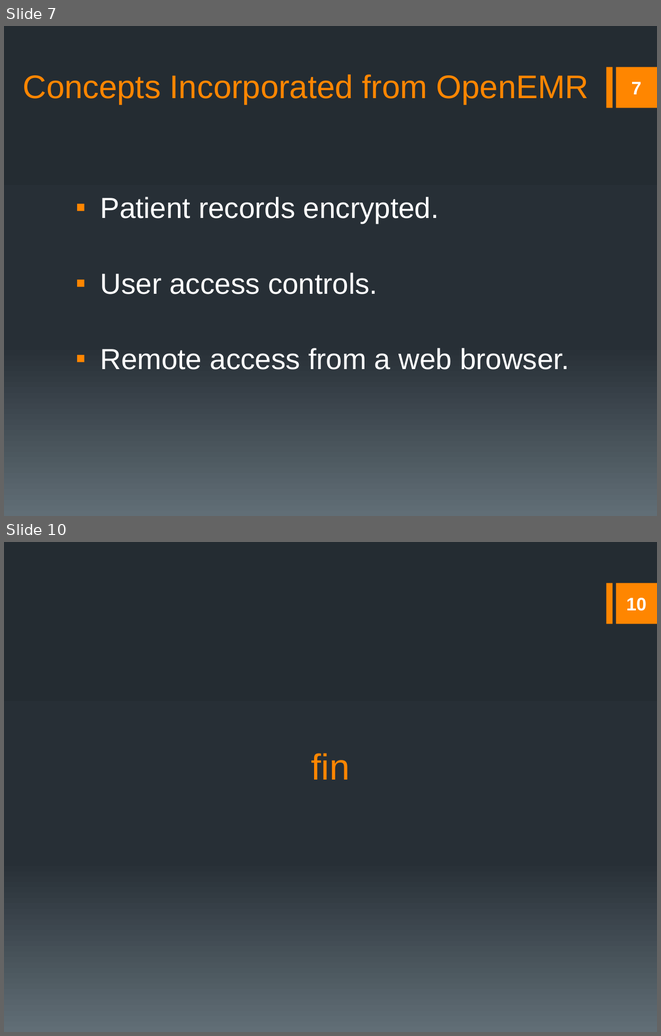
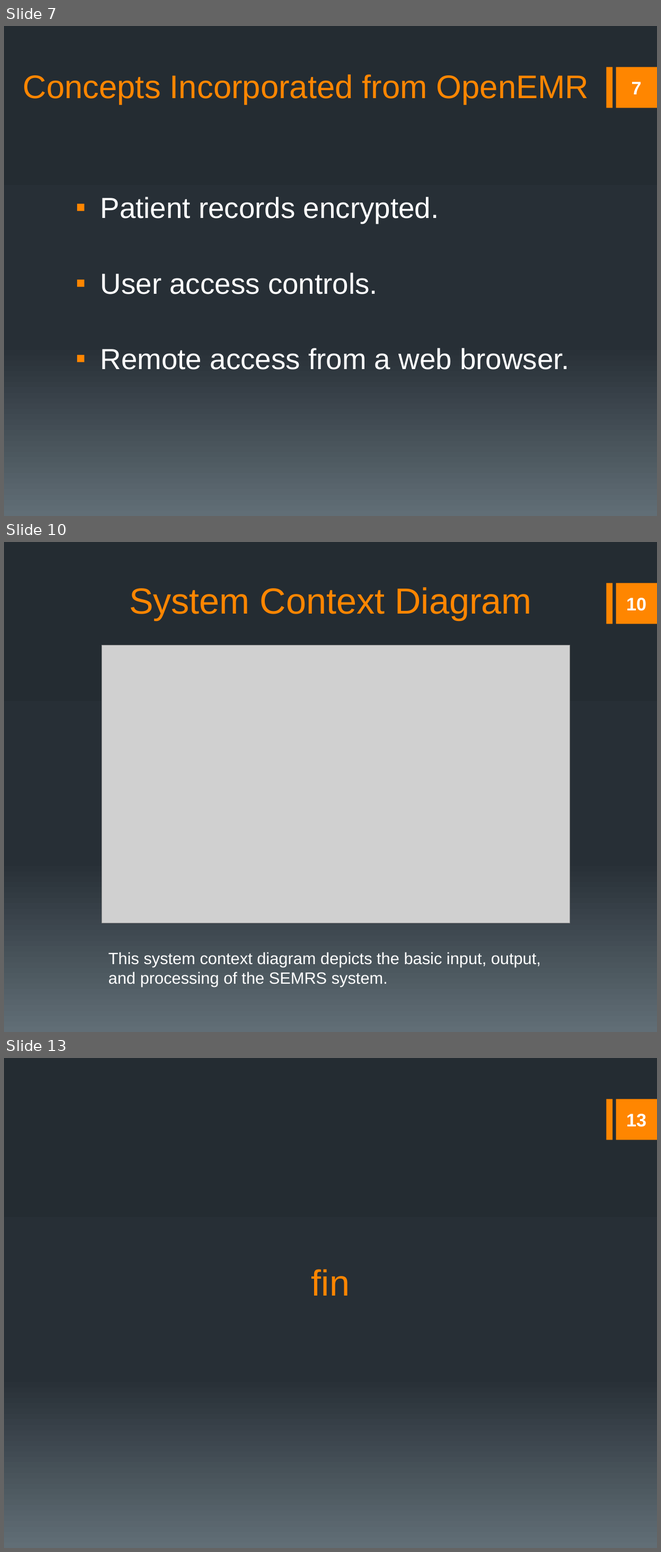
Before and after one commit to rmkane/semrs, a slide deck: Documentation/Final_Presentation.pptx. Shown one above the other, each under a label of ours: slides 7 and 10 before the commit, slides 7, 10 and 13 after it; the slides between them are not shown. The pictures are 661x1036 and 661x1552 pixels, drawn with LibreOffice and Linux fonts; fonts in the diff are those of the drawing; grey boxes stand for pictures. Boxes give left, top, right and bottom in pixels: in the first picture for what was removed or moved away, otherwise in the second. Text is boxed around its words. In the diff, an @@ line names an element or a change of style, - is before the commit and + after.

```diff
--- a/Documentation/Final_Presentation.pptx
+++ b/Documentation/Final_Presentation.pptx
@@ slide 10 added at bbox=[4, 542, 657, 1032], background gradient #242C33 to #273037 to #636D76; not listed: 2 template elements that a slide beside it also shows @@
@@ title added at bbox=[129, 587, 531, 620], 40 pt, text #FF8600 @@
+System Context Diagram
@@ page number added at bbox=[626, 598, 646, 611], 20 pt, text #FFFFFF, bold @@
+10
@@ picture added at bbox=[102, 645, 570, 923] @@
@@ text added at bbox=[108, 952, 541, 987], 18 pt, text #FFFFFF @@
+This system context diagram depicts the basic input, output, and processing of the SEMRS system.
@@ what was slide 10 is now slide 13 @@
@@ page number at bbox=[626, 1114, 646, 1127]: text changed @@
-10
+13
```
Also in this commit, not shown: 3 slides changed, 4 other slides added, 2 slides removed, 1 other file.
